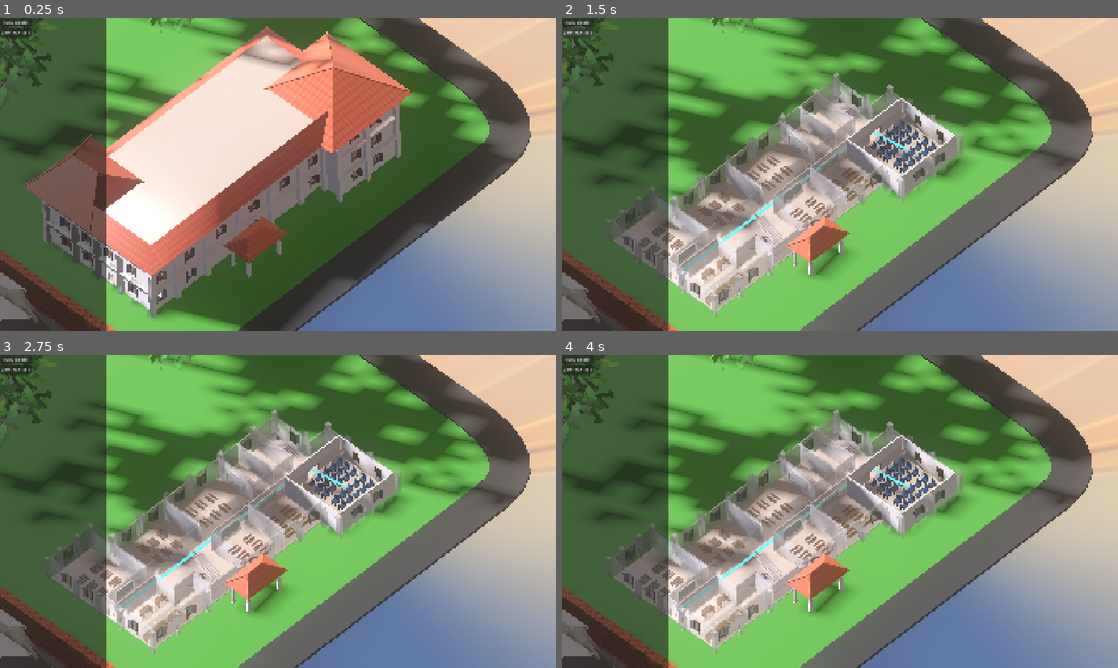
Above: before the commit, frames 1-4 (two rows, left to right).
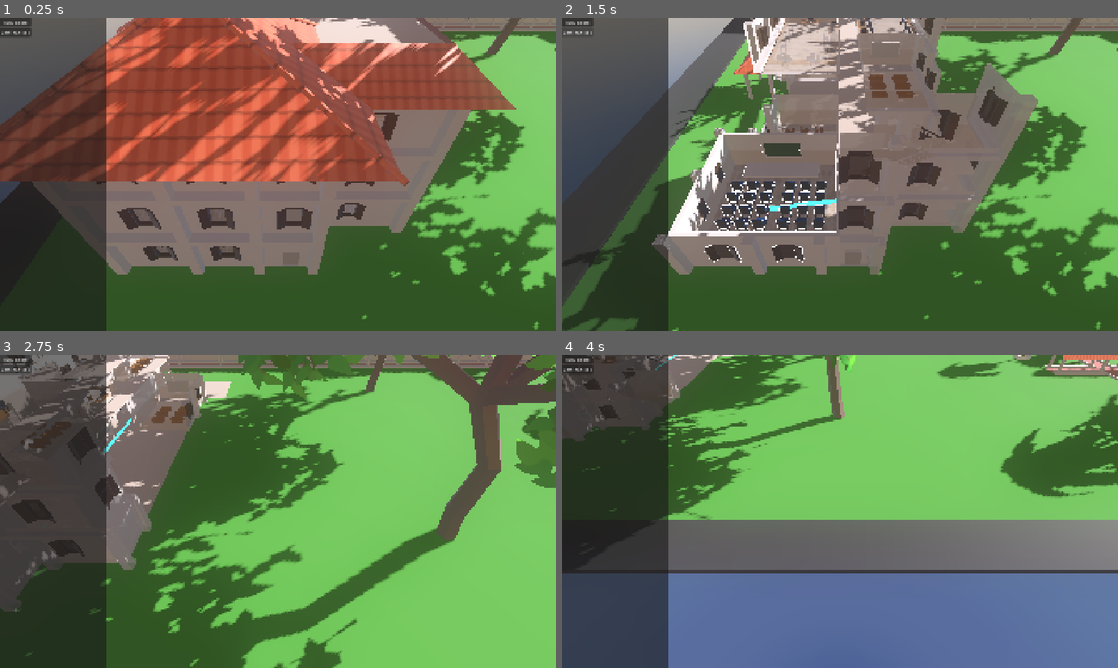
Above: after the commit, the same moments.

Repository: m-azino/3-dmap
Game: Godot game, scene res://scenes/cs.tscn
Two runs of this game, one before a commit and one after it. Both use one fixed random seed, a clock stepped at 60 frames per second and the inputs below.
Inputs (mouse positions are in pixels of both pictures, inside the frame that each line leads up to):
- Up to frame 1 (0.25 s): no input
- Up to frame 2 (1.5 s): click "HOD Room" at 0.5 s; click "Seminar Hall" at 1.25 s
- Up to frame 3 (2.75 s): tap Enter at 2 s; move the mouse to (400, 495) at 2.02 s; hold D from 2.03 s (still down); click (400, 495) at 2.17 s
- Up to frame 4 (4 s): move the mouse to (728, 527) at 2.77 s; release D at 2.78 s; hold S 2.78-3.53 s; click (728, 527) at 2.92 s; move the mouse to (895, 442) at 3.52 s; hold D from 3.53 s (still down); click (895, 442) at 3.67 s

The runs differ from the first frame. In frame 1, 91% of the frame differs, in the area x 0-100%, y 0-100%; in frame 2, 91%; in frame 3, 87%; in frame 4, 85%.

Commit message:
camera movement + invisible rooms

Diff:
--- /dev/null
+++ b/scenes/cam_rig.gd
@@ -0,0 +1,92 @@
+extends Node3D
+
+# --- TUNING SETTINGS ---
+@export var move_speed: float = 15.0
+@export var rotate_speed: float = 0.3 # Sensitivity for orbiting
+@export var zoom_speed: float = 3.0   # How much distance 1 scroll click adds
+@export var zoom_smoothness: float = 12.0 # Higher = snappier, Lower = buttery/floaty
+@export var min_zoom: float = 5.0     # Closest zoom
+@export var max_zoom: float = 45.0    # Farthest zoom out
+
+@onready var camera: Camera3D = $Camera3D
+
+var is_orbiting: bool = false
+var yaw: float = 0.0        # Horizontal rotation angle (Y-axis)
+var pitch: float = -45.0    # Vertical tilt angle (X-axis)
+
+# --- NEW SMOOTH ZOOM VARIABLES ---
+var target_zoom: float = 20.0 # Where the camera WANTS to be
+var current_zoom: float = 20.0 # Where the camera ACTUALLY is right now
+
+func _ready():
+	# Reset transforms to guarantee zero roll drift on startup
+	rotation = Vector3.ZERO
+	camera.rotation = Vector3.ZERO
+
+	# Initialize our zoom trackers to match the camera's starting distance
+	current_zoom = camera.position.length()
+	target_zoom = current_zoom
+
+	update_camera_transform()
+
+func _unhandled_input(event: InputEvent):
+	# 1. Start/Stop Orbit on Right-Click or Middle-Click
+	if event is InputEventMouseButton:
+		if event.button_index == MOUSE_BUTTON_RIGHT or event.button_index == MOUSE_BUTTON_MIDDLE:
+			is_orbiting = event.pressed
+
+		# 2. Smooth Zoom Input (Now adjusts TARGET distance instead of instant snap!)
+		elif event.button_index == MOUSE_BUTTON_WHEEL_UP:
+			target_zoom = clamp(target_zoom - zoom_speed, min_zoom, max_zoom)
+		elif event.button_index == MOUSE_BUTTON_WHEEL_DOWN:
+			target_zoom = clamp(target_zoom + zoom_speed, min_zoom, max_zoom)
+
+	# 3. Smooth Orbit (Decoupled Yaw & Pitch prevents 90° tilts!)
+	elif event is InputEventMouseMotion and is_orbiting:
+		yaw -= event.relative.x * rotate_speed
+		pitch -= event.relative.y * rotate_speed
+
+		# Clamp vertical pitch so you can't flip upside down (-80° to -10°)
+		pitch = clamp(pitch, -80.0, -10.0)
+
+		update_camera_transform()
+
+func update_camera_transform():
+	# Apply Y-rotation (Yaw) to the parent rig
+	rotation_degrees.y = yaw
+
+	# Apply X-rotation (Pitch) ONLY to the child camera
+	# Hardcoding Z to 0.0 guarantees the horizon NEVER tilts sideways
+	camera.rotation_degrees = Vector3(pitch, 0.0, 0.0)
+
+func _process(delta: float):
+	# --- SMOOTH ZOOM LERP ---
+	# Smoothly slide current_zoom toward target_zoom every frame
+	if not is_equal_approx(current_zoom, target_zoom):
+		current_zoom = lerp(current_zoom, target_zoom, zoom_smoothness * delta)
+		camera.position = camera.position.normalized() * current_zoom
+
+	# --- KEYBOARD PANNING (WASD / Arrows) ---
+	var input_dir: Vector2 = Vector2.ZERO
+	if Input.is_key_pressed(KEY_W) or Input.is_key_pressed(KEY_UP):
+		input_dir.y += 1
+	if Input.is_key_pressed(KEY_S) or Input.is_key_pressed(KEY_DOWN):
+		input_dir.y -= 1
+	if Input.is_key_pressed(KEY_A) or Input.is_key_pressed(KEY_LEFT):
+		input_dir.x -= 1
+	if Input.is_key_pressed(KEY_D) or Input.is_key_pressed(KEY_RIGHT):
+		input_dir.x += 1
+
+	input_dir = input_dir.normalized()
+
+	if input_dir != Vector2.ZERO:
+		var forward: Vector3 = -camera.global_transform.basis.z
+		forward.y = 0.0
+		forward = forward.normalized()
+
+		var right: Vector3 = camera.global_transform.basis.x
+		right.y = 0.0
+		right = right.normalized()
+
+		var move_vec: Vector3 = (right * input_dir.x + forward * input_dir.y) * move_speed * delta
+		global_position += move_vec
--- a/scenes/cs.gd
+++ b/scenes/cs.gd
@@ -2,8 +2,10 @@
 
 @onready var path_line = $PathLine
 @onready var cse_block = $cseblock
-# 1. Grab the Marker3D node from your scene:
 @onready var start_marker = $Marker3D
+
+var current_target_room: Node3D = null
+var active_path_points: PackedVector3Array = PackedVector3Array()
 
 func _ready():
 	$UI/Panel/VBoxContainer/BtnHOD.pressed.connect(func(): navigate_to_room("CS3HOD"))
@@ -15,37 +17,79 @@
 		print("ERROR: Room not found -> ", room_name)
 		return
 
+	current_target_room = target_room
 	handle_floor_visibility(room_name)
 
-	# 1. WAIT for the NavigationServer to sync the map!
 	await get_tree().physics_frame
 
-	# 2. Get the navigation map and calculate the path
 	var map = get_world_3d().get_navigation_map()
-	var path_points = NavigationServer3D.map_get_path(
+	active_path_points = NavigationServer3D.map_get_path(
 		map,
 		start_marker.global_position,
 		target_room.global_position,
 		true
 	)
 
-	# Debug print so you can see if it found points in the bottom console!
-	print("Calculated Path Points Count: ", path_points.size())
+	print("Calculated Path Points Count: ", active_path_points.size())
+	draw_path_line(active_path_points)
 
-	draw_path_line(path_points)
+func _process(_delta: float):
+	# Continually check which rooms obstruct the cyan path as you orbit the camera!
+	if active_path_points.size() > 0 and current_target_room:
+		update_path_occlusion()
 
-func handle_floor_visibility(room_name: String):
-	# Determine target floor (1, 2, or 3)
-	var target_floor := 1
-	if room_name.begins_with("CS2"):
-		target_floor = 2
-	elif room_name.begins_with("CS3"):
-		target_floor = 3
+func update_path_occlusion():
+	var cam = get_viewport().get_camera_3d()
+	if not cam:
+		return
+
+	var cam_pos: Vector3 = cam.global_position
 
 	for child in cse_block.get_children():
 		var node_name: String = child.name
 
-		# 1. Roofs
+		# 1. Never modify visibility or transparency on roofs, floor slabs, stairs, or our target room
+		if node_name.begins_with("CSroof") or "floor" in node_name.to_lower() or "stair" in node_name.to_lower() or child == current_target_room:
+			continue
+
+		var room_pos: Vector3 = child.global_position
+		var cam_to_room_dist: float = cam_pos.distance_to(room_pos)
+
+		# 2. FIND THE CLOSEST POINT ON THE CYAN PATH TO THIS ROOM
+		var closest_path_point: Vector3 = active_path_points[0]
+		var min_dist_to_path: float = 999999.0
+
+		for i in range(0, active_path_points.size(), 2):
+			var pt = active_path_points[i]
+			var d = room_pos.distance_to(pt)
+			if d < min_dist_to_path:
+				min_dist_to_path = d
+				closest_path_point = pt
+
+		var cam_to_path_dist: float = cam_pos.distance_to(closest_path_point)
+		var cam_to_path_dir: Vector3 = (closest_path_point - cam_pos).normalized()
+
+		# 3. IS THIS ROOM OBSTRUCTING OUR VIEW OF THAT PATH POINT?
+		var is_closer: bool = cam_to_room_dist < (cam_to_path_dist - 1.0)
+
+		var cam_to_room_dir: Vector3 = (room_pos - cam_pos).normalized()
+		var alignment: float = cam_to_room_dir.dot(cam_to_path_dir) # 1.0 = direct alignment
+
+		var is_blocking_height: bool = room_pos.y >= (closest_path_point.y - 0.5)
+
+		# IF OBSTRUCTING: Make it FULLY INVISIBLE (`visible = false`)!
+		# IF NOT OBSTRUCTING: Make it visible & set to 75% semi-transparent!
+		if is_closer and alignment > 0.45 and is_blocking_height:
+			child.visible = false # CUTS THE ROOM ENTIRELY!
+		else:
+			child.visible = true  # VISIBLE
+			set_room_style(child, true, false) # 75% Semi-Transparent
+
+func handle_floor_visibility(room_name: String):
+	for child in cse_block.get_children():
+		var node_name: String = child.name
+
+		# Hide top roofs when navigating inside
 		if node_name.begins_with("CSroof1"):
 			child.visible = false
 			continue
@@ -53,27 +97,21 @@
 			child.visible = true
 			continue
 
-		# 2. Floor Slice Visibility
-		if node_name.begins_with("CS1"):
+		# Keep floor slabs and stairs 100% solid always
+		if "floor" in node_name.to_lower() or "stair" in node_name.to_lower():
 			child.visible = true
-		elif node_name.begins_with("CS2"):
-			child.visible = (target_floor >= 2)
-		elif node_name.begins_with("CS3"):
-			child.visible = (target_floor >= 3)
-
-		# 3. KEEP ALL FLOOR SLABS SOLID! (No grass peeking through!)
-		# This skips applying transparency to CS1floor, CS2floor, and CS3floor
-		if "floor" in node_name.to_lower():
-			set_room_style(child, false, false) # Opaque, no glow
+			set_room_style(child, false, false) # 100% Solid
 			continue
 
-		# 4. GLOW & TRANSPARENCY APPLY TO ROOMS/WALLS
+		# Target room gets full visibility + Cyan Outline border
 		if node_name == room_name:
-			set_room_style(child, false, true) # Not transparent, YES glow
+			child.visible = true
+			set_room_style(child, false, true) # 100% Solid + Outline
 		else:
-			set_room_style(child, true, false) # YES transparent (40%), NO glow
+			child.visible = true
+			set_room_style(child, true, false) # 75% Semi-Transparent base
 
-func set_room_style(node: Node, make_transparent: bool, make_glow: bool):
+func set_room_style(node: Node, make_transparent: bool, is_target: bool):
 	if not node is MeshInstance3D:
 		return
 
@@ -84,24 +122,38 @@
 
 		mat = mat.duplicate()
 		node.set_surface_override_material(i, mat)
+		mat.emission_enabled = false
 
-		if make_glow:
-			# 1. Solid opaque + Soft, subtle highlight glow
+		if is_target:
+			# Target Room: 100% Solid Opaque + Cyan Outline
 			mat.transparency = BaseMaterial3D.TRANSPARENCY_DISABLED
 			mat.albedo_color.a = 1.0
-			mat.emission_enabled = true
-
-			# Use a softer cyan-white tint so you can still see the original wall texture
-			mat.emission = Color(1.0, 1.0, 1.0, 1.0)
-
-			# Dropped from 2.5 to 0.6 so it glows gently instead of blinding you
-			mat.emission_energy_multiplier = 0.1
+			mat.cull_mode = BaseMaterial3D.CULL_DISABLED # Renders both sides of inverted normals!
+			mat.next_pass = create_outline_material()
 
 		elif make_transparent:
-			# 2. Bumped up to 40% opacity ("Glass Mode")
+			# Non-blocking rooms: Clean 75% Semi-Transparent
 			mat.transparency = BaseMaterial3D.TRANSPARENCY_ALPHA
-			mat.albedo_color.a = 0.40
-			mat.emission_enabled = false
+			mat.albedo_color.a = 0.75
+			mat.cull_mode = BaseMaterial3D.CULL_DISABLED # Renders both sides of inverted normals!
+			mat.next_pass = null
+		else:
+			# Solid 100% Opaque (For floors/stairs)
+			mat.transparency = BaseMaterial3D.TRANSPARENCY_DISABLED
+			mat.albedo_color.a = 1.0
+			mat.cull_mode = BaseMaterial3D.CULL_DISABLED # Renders both sides of inverted normals!
+			mat.next_pass = null
+
+func create_outline_material() -> StandardMaterial3D:
+	var outline_mat := StandardMaterial3D.new()
+	outline_mat.cull_mode = BaseMaterial3D.CULL_FRONT
+	outline_mat.albedo_color = Color("ffffffff")
+	outline_mat.emission_enabled = true
+	outline_mat.emission = Color("ffffffff")
+	outline_mat.emission_energy_multiplier = 1.2
+	outline_mat.grow = true
+	outline_mat.grow_amount = 0.05
+	return outline_mat
 
 func draw_path_line(points: PackedVector3Array):
 	var mesh = path_line.mesh as ImmediateMesh
@@ -112,26 +164,23 @@
 
 	mesh.surface_begin(Mesh.PRIMITIVE_TRIANGLE_STRIP)
 
-	# 1. Much sleeker width (0.12 instead of 0.35)
-	var path_width := 0.12
-	var height_offset := Vector3(0, 0.4, 0)
+	var path_width: float = 0.12
+	var height_offset: Vector3 = Vector3(0.0, 0.4, 0.0)
 
 	for i in range(points.size()):
-		var current = points[i] + height_offset
-		var forward = Vector3.FORWARD
+		var current: Vector3 = points[i] + height_offset
+		var forward: Vector3 = Vector3.FORWARD
 
-		# 2. Smoother direction calculation for corners
 		if i == 0:
 			forward = (points[1] - points[0]).normalized()
 		elif i == points.size() - 1:
 			forward = (points[i] - points[i - 1]).normalized()
 		else:
-			# Average the incoming and outgoing directions so turns look clean!
-			var dir_in = (points[i] - points[i - 1]).normalized()
-			var dir_out = (points[i + 1] - points[i]).normalized()
+			var dir_in: Vector3 = (points[i] - points[i - 1]).normalized()
+			var dir_out: Vector3 = (points[i + 1] - points[i]).normalized()
 			forward = (dir_in + dir_out).normalized()
 
-		var right = forward.cross(Vector3.UP).normalized() * path_width
+		var right: Vector3 = forward.cross(Vector3.UP).normalized() * path_width
 
 		mesh.surface_add_vertex(current - right)
 		mesh.surface_add_vertex(current + right)
--- a/scenes/cs.tscn
+++ b/scenes/cs.tscn
@@ -3,6 +3,7 @@
 [ext_resource type="Script" uid="uid://dmbfqtlr676pj" path="res://scenes/cs.gd" id="1_1jiwf"]
 [ext_resource type="PackedScene" uid="uid://dcyk5o0n2eort" path="res://scenes/map_scene.tscn" id="1_800y1"]
 [ext_resource type="PackedScene" uid="uid://crr06p5jd53bj" path="res://models/cse/cseblock.glb" id="2_1jiwf"]
+[ext_resource type="Script" uid="uid://bpduqmcp4dhn1" path="res://scenes/cam_rig.gd" id="4_irnjp"]
 
 [sub_resource type="StandardMaterial3D" id="StandardMaterial3D_istb3"]
 cull_mode = 2
@@ -15,11 +16,6 @@
 script = ExtResource("1_1jiwf")
 
 [node name="map_scene" parent="." unique_id=143631644 instance=ExtResource("1_800y1")]
-
-[node name="Camera3D" type="Camera3D" parent="." unique_id=1737974801]
-transform = Transform3D(-0.707994, 0.49604705, -0.50267476, -0.03933344, 0.68298155, 0.7293759, 0.7051223, 0.53616565, -0.4640356, -39.35926, 13.470308, 24.901249)
-projection = 1
-size = 21.15
 
 [node name="cseblock" parent="." unique_id=655610623 instance=ExtResource("2_1jiwf")]
 transform = Transform3D(-4.371139e-08, 0, -1, 0, 1, 0, 1, 0, -4.371139e-08, -30.02986, 0.11203861, 29.13276)
@@ -50,3 +46,12 @@
 [node name="BtnSemHall" type="Button" parent="UI/Panel/VBoxContainer" unique_id=43945792]
 layout_mode = 2
 text = "Seminar Hall"
+
+[node name="CamRig" type="Node3D" parent="." unique_id=1041802776]
+transform = Transform3D(1, 0, 0, 0, 1, 0, 0, 0, 1, -28.826353, 0, 28.39963)
+script = ExtResource("4_irnjp")
+
+[node name="Camera3D" type="Camera3D" parent="CamRig" unique_id=1737974801]
+transform = Transform3D(0.99983954, 0.0078809885, -0.0160871, 3.5527137e-15, 0.8980276, 0.43993917, 0.017913815, -0.43986857, 0.89788353, -0.5960789, 9.17527, 16.197924)
+fov = 60.0
+size = 14.657
Binary file changed: models/cse/cseblock.glb
Not shown, added: scenes/cam_rig.gd.uid
